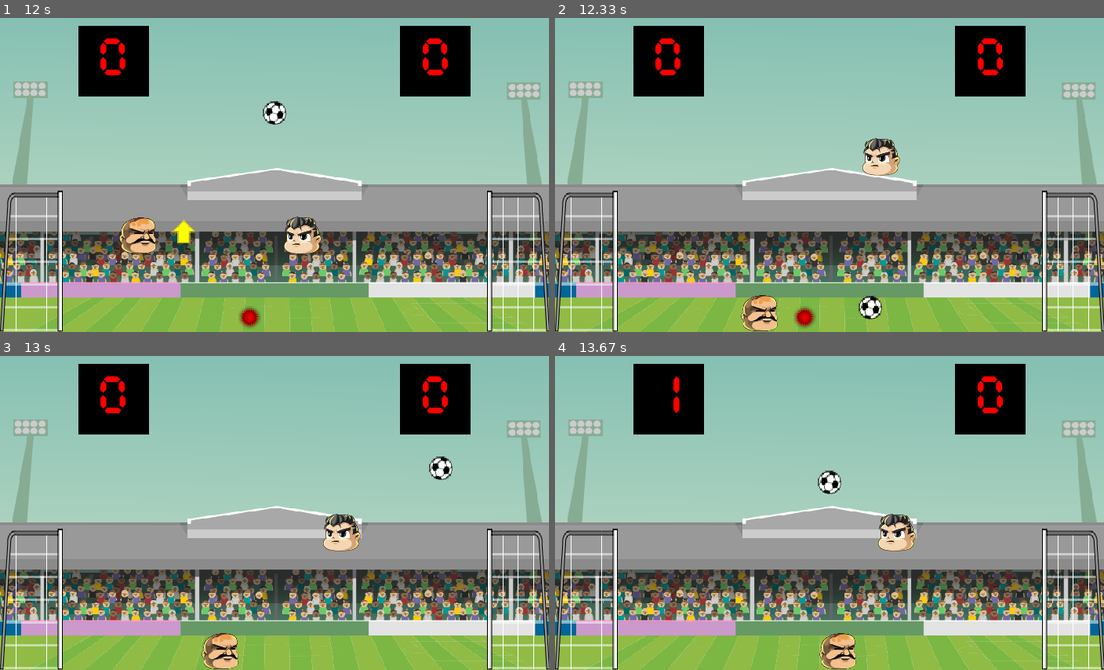
Above: before the commit, frames 1-4 (two rows, left to right).
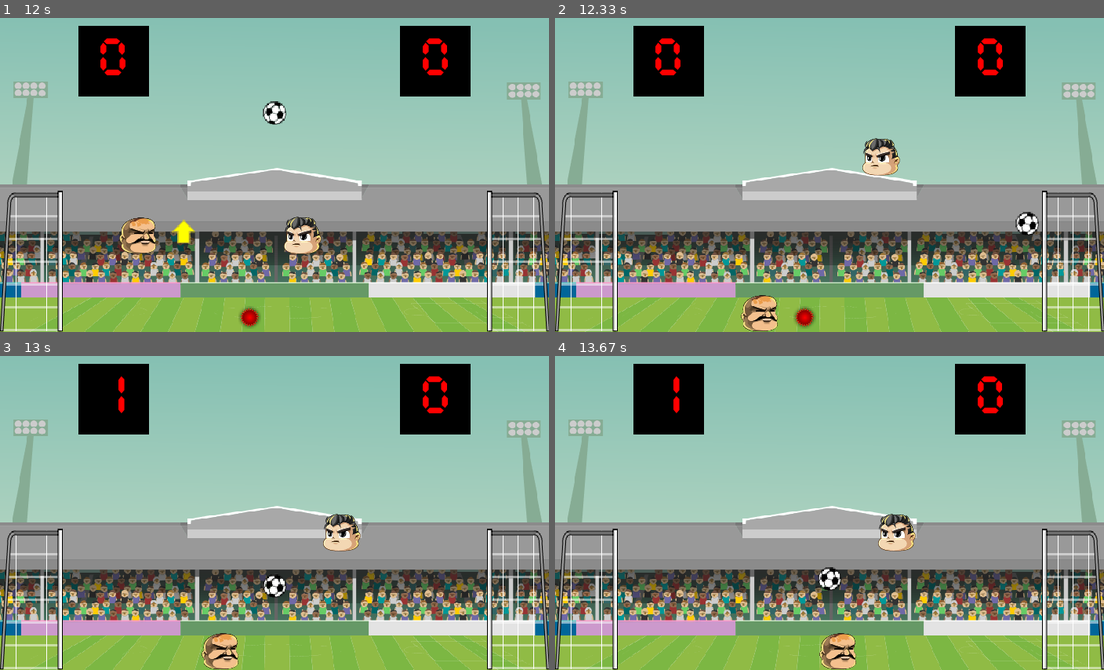
Above: after the commit, the same moments.

Repository: enricok/Head-Soccer_PyGame
Game: pygame game, started from jogo.py
The game is run twice, just before and just after one commit, with the same random seed, the same clock (stepped at 60 frames per second) and the same inputs.
Inputs:
- Up to frame 1 (12 s): tap Space at 0.33 s; hold Up 9.63-10.1 s; hold Right 10.13-10.6 s; hold Left 10.63-11.17 s; hold Left 11.2-11.6 s; hold Up from 11.63 s (still down); hold W from 11.63 s (still down)
- Up to frame 2 (12.33 s): release Up at 12 s; release W at 12 s; hold Right from 12.03 s (still down); hold D from 12.03 s (still down)
- Up to frame 3 (13 s): release Right at 12.67 s; release D at 12.67 s; hold Left from 12.7 s (still down); hold A from 12.7 s (still down)
- Up to frame 4 (13.67 s): release Left at 13.17 s; release A at 13.17 s; hold Right from 13.2 s (still down); hold D from 13.2 s (still down)

Frame 1 is identical in both runs. In frame 2, 0.5% of the frame differs, in the area x 55-89%, y 61-96%; in frame 3, 0.7%, in the area x 18-83%, y 6-77%; in frame 4, 0.5%.

Commit message:
controla speedx (+= speedx * rest)

Diff:
--- a/jogo.py
+++ b/jogo.py
@@ -265,11 +265,11 @@
         #Colisões com jogadores
         if player1.rect.colliderect(self.rect):
             self.speedy += player1.speedy * self.restituicao
-            self.speedx = player1.speedx * self.restituicao
+            self.speedx += player1.speedx * self.restituicao
 
         if player2.rect.colliderect(self.rect):
             self.speedy += player2.speedy * self.restituicao
-            self.speedx = player2.speedx * self.restituicao
+            self.speedx += player2.speedx * self.restituicao
 
         #Colisões com bordas
         if self.rect.right >= WIDTH:
